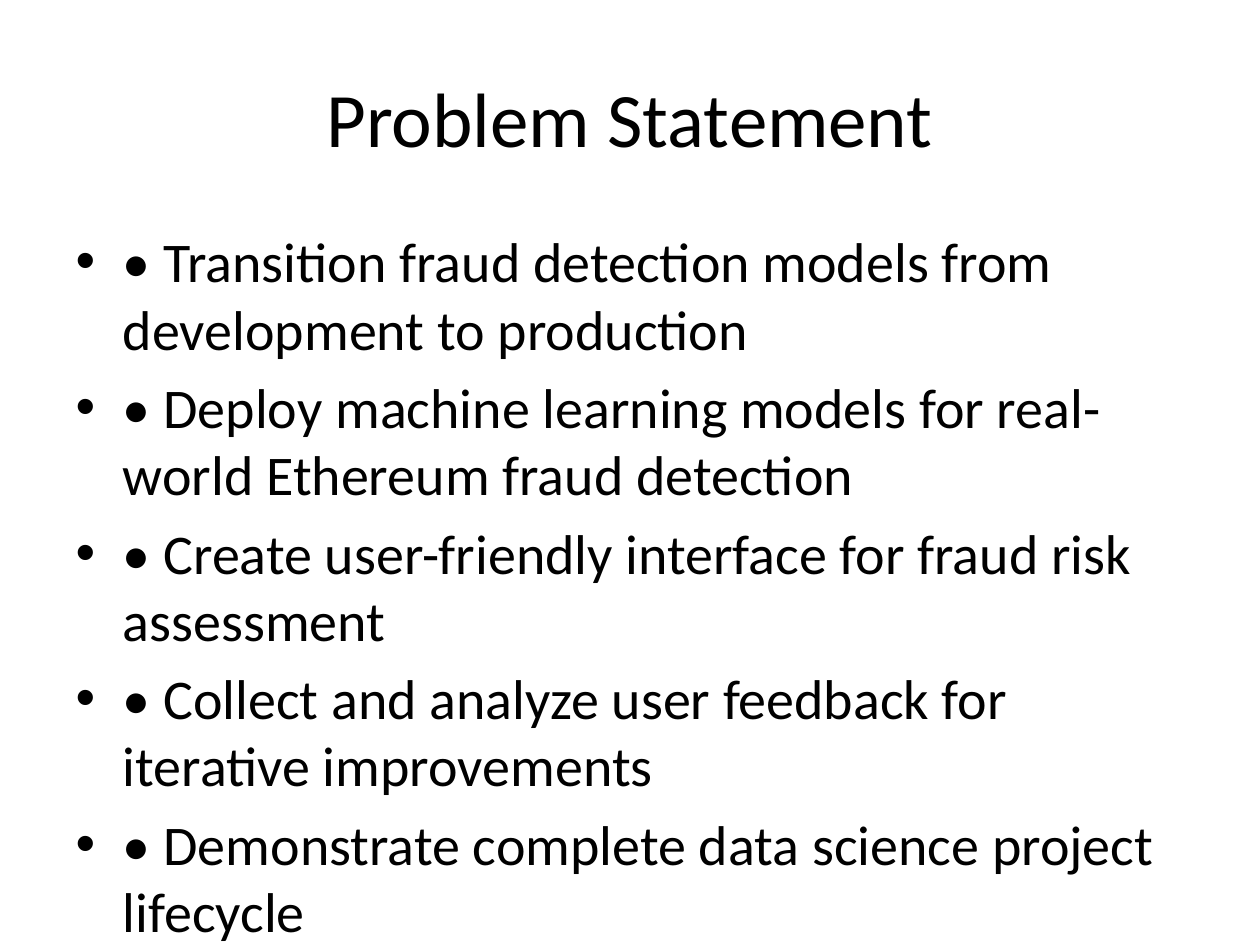
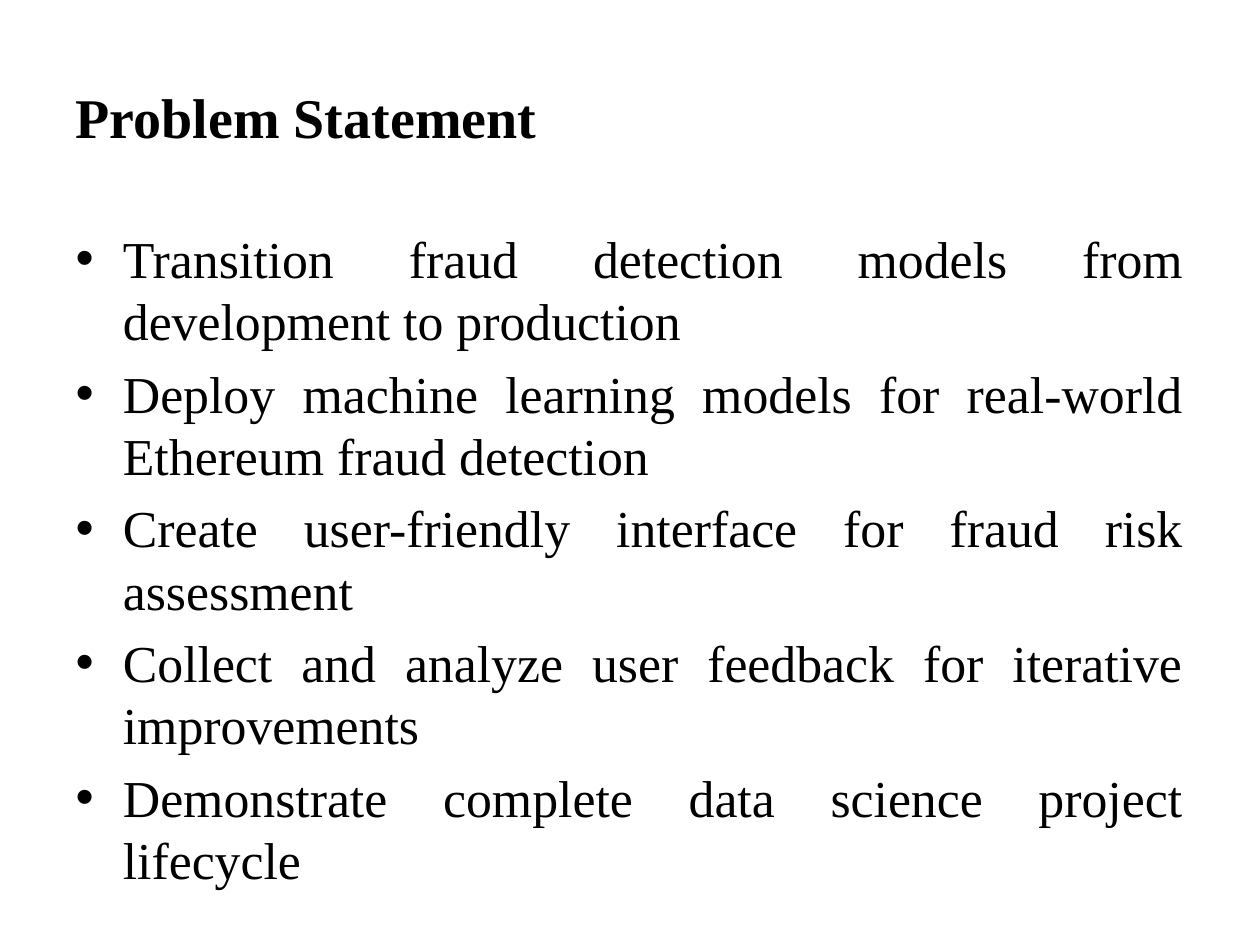
Before and after one commit to AhmadFarazWeb3Developer/Ethereum-Fraud-Detection-Using-AI, a slide deck: slide 2 of Assignment_01/Assignment_04_Presentation.pptx (slide 1 before the commit). Drawn at 1260x945 pixels with LibreOffice and Linux fonts; fonts in the diff are those of the drawing. Boxes give left, top, right and bottom in pixels: in the first picture for what was removed or moved away, otherwise in the second. Text is boxed around its words. In the diff, an @@ line names an element or a change of style, - is before the commit and + after.

Commit message:
project completed

```diff
--- a/Assignment_01/Assignment_04_Presentation.pptx
+++ b/Assignment_01/Assignment_04_Presentation.pptx
@@ title "Problem Statement" at (76,99,537,139): size 44 to 32 pt, font Calibri to Times New Roman, bold on; alignment centre to left @@
@@ text at (123,241,1183,827): text changed; size 32 to 29.6 pt; font Calibri to Times New Roman @@
-• • Transition fraud detection models from development to production
-• • Deploy machine learning models for real-world Ethereum fraud detection
-• • Create user-friendly interface for fraud risk assessment
-• • Collect and analyze user feedback for iterative improvements
-• • Demonstrate complete data science project lifecycle
+• Transition fraud detection models from development to production
+• Deploy machine learning models for real-world Ethereum fraud detection
+• Create user-friendly interface for fraud risk assessment
+• Collect and analyze user feedback for iterative improvements
+• Demonstrate complete data science project lifecycle
```
Also in this commit, not shown: 10 other slides changed, 1 slide added, 24 other files.
